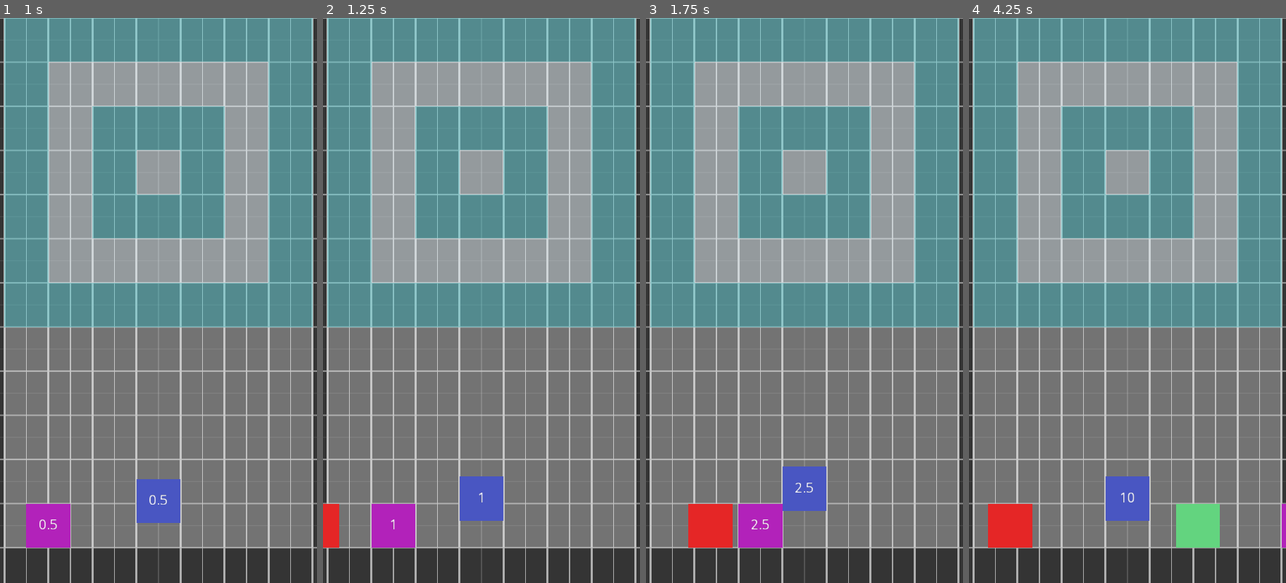
Above: before the commit, frames 1-4 (left to right).
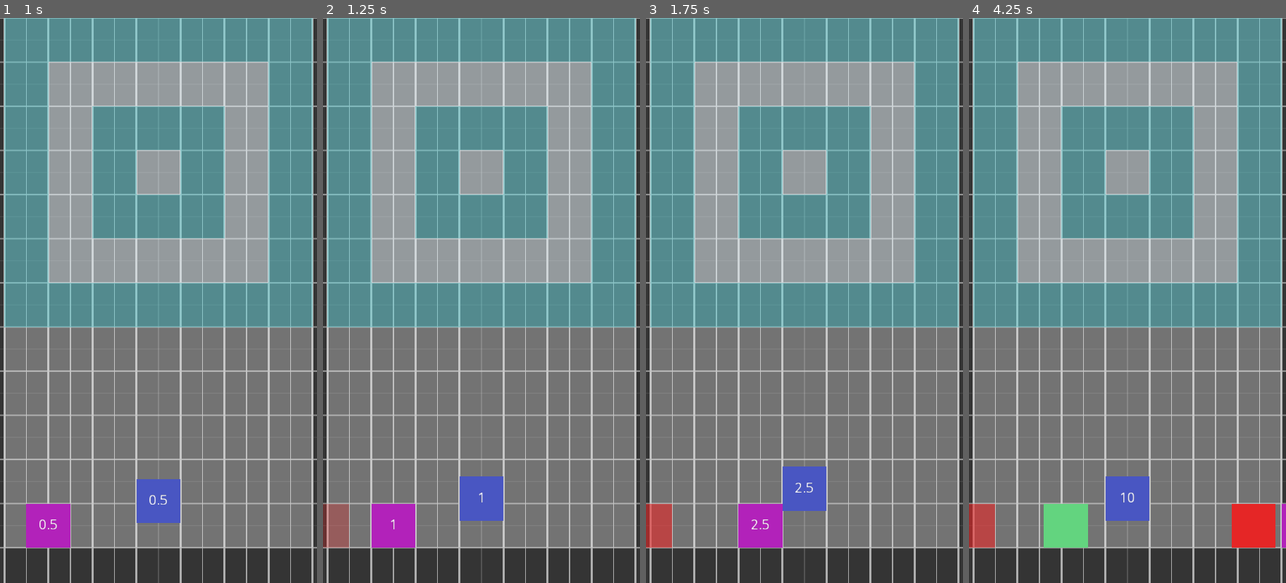
Above: after the commit, the same moments.

Repository: funexpected/jamper
Game: Godot game, scene res://level.tscn
The game is run twice, just before and just after one commit, with the same random seed, the same clock (stepped at 60 frames per second) and the same inputs. This scene is started directly instead of the project's main scene.
Inputs (mouse positions are in pixels of both pictures, inside the frame that each line leads up to):
- Up to frame 1 (1 s): move the mouse to (228, 272) at 0.52 s; click (228, 272) at 0.67 s
- Up to frame 2 (1.25 s): no input
- Up to frame 3 (1.75 s): move the mouse to (741, 328) at 1.27 s; click (741, 328) at 1.42 s
- Up to frame 4 (4.25 s): move the mouse to (1159, 176) at 2.02 s; click (1159, 176) at 2.17 s; move the mouse to (1111, 413) at 2.77 s; click (1111, 413) at 2.92 s; move the mouse to (1222, 385) at 3.52 s; click (1222, 385) at 3.67 s

Frame 1 is identical in both runs. In frame 2, 0.6% of the frame differs, in the area x 0-9%, y 86-94%; in frame 3, 1.7%; in frame 4, 4.8%, in the area x 0-97%, y 86-94%.

Commit message:
emit bullet color

Diff:
--- a/spawner.gd
+++ b/spawner.gd
@@ -5,24 +5,27 @@
 export var queue_color:PoolColorArray setget set_queue_color
 export var MESH_SIZE = 7
 export var SEGMENT_SIZE = 150
-export var bps = 1
 export var default_speed = 3.2
 
 
+
 var COMPLETED = "completed"
-
-signal spawn_tick
+var queue = 0
+var emit_poligon
 
 
-var queue = 0
+
+
 
 
 # Called when the node enters the scene tree for the first time.
 func _ready():
+	emit_poligon = $emit_polygon
 	pass
 
 
 #var time = 0
+#var bps = 1.5
 #func _process(delta):
 #	time += delta
 #	if time >= bps:
@@ -44,15 +47,27 @@
 		a.color = queue_color[queue]
 		queue = queue + 1 if queue < queue_color.size() - 1 else 0
 
-	var tween_speed = (MESH_SIZE + 1) / speed
+	var tween_speed = (MESH_SIZE + 4) / speed
 
 	if position.x > 0:
-		a.position.x += SEGMENT_SIZE * 0.5
-		yield(tw.ip(a, "position:x", a.position.x, a.position.x - (MESH_SIZE + 1) * SEGMENT_SIZE, tween_speed),
+		emit_color_bulet(speed, a.color)
+		a.position.x += SEGMENT_SIZE * 0.5 + SEGMENT_SIZE * 3
+		yield(tw.ip(a, "position:x", a.position.x, a.position.x - (MESH_SIZE + 4) * SEGMENT_SIZE, tween_speed),
 			"tween_completed")
-		a.queue_free()
 	elif position.x < 0:
-		a.position.x -= SEGMENT_SIZE * 0.5
-		yield(tw.ip(a, "position:x", a.position.x, a.position.x + (MESH_SIZE + 1) * SEGMENT_SIZE, tween_speed),
+		emit_color_bulet(speed, a.color)
+		a.position.x -= SEGMENT_SIZE * 0.5 + SEGMENT_SIZE * 3
+		yield(tw.ip(a, "position:x", a.position.x, a.position.x + (MESH_SIZE + 4) * SEGMENT_SIZE, tween_speed),
 			"tween_completed")
-		a.queue_free()
+	a.queue_free()
+
+
+func emit_color_bulet(speed, color):
+	emit_poligon.color = color
+	emit_poligon.color.a = 0.3
+	yield(Time.wait(0.7 / speed), COMPLETED)
+	emit_poligon.color.a = 0
+	yield(Time.wait(0.5 / speed), COMPLETED)
+	emit_poligon.color.a = 0.6
+	yield(Time.wait(0.7 / speed), COMPLETED)
+	emit_poligon.color = ("00000000")
--- a/spawner.tscn
+++ b/spawner.tscn
@@ -6,3 +6,8 @@
 position = Vector2( 1080, 1000 )
 script = ExtResource( 1 )
 queue_color = PoolColorArray( 0.901961, 0.152941, 0.152941, 1, 0.392157, 0.835294, 0.501961, 1 )
+
+[node name="emit_polygon" type="Polygon2D" parent="."]
+z_index = 1
+color = Color( 1, 1, 1, 0 )
+polygon = PoolVector2Array( -75, -75, 75, -75, 75, 75, -75, 75 )
